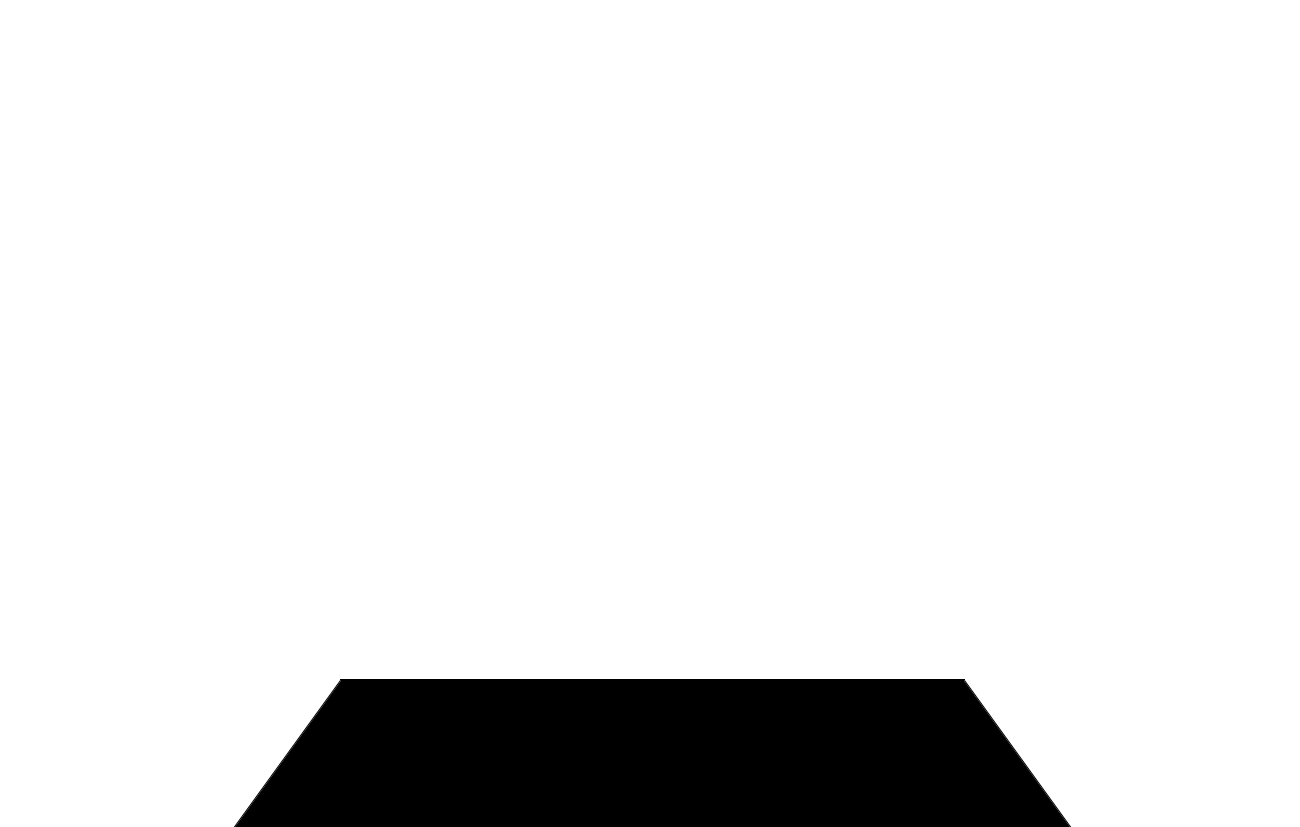
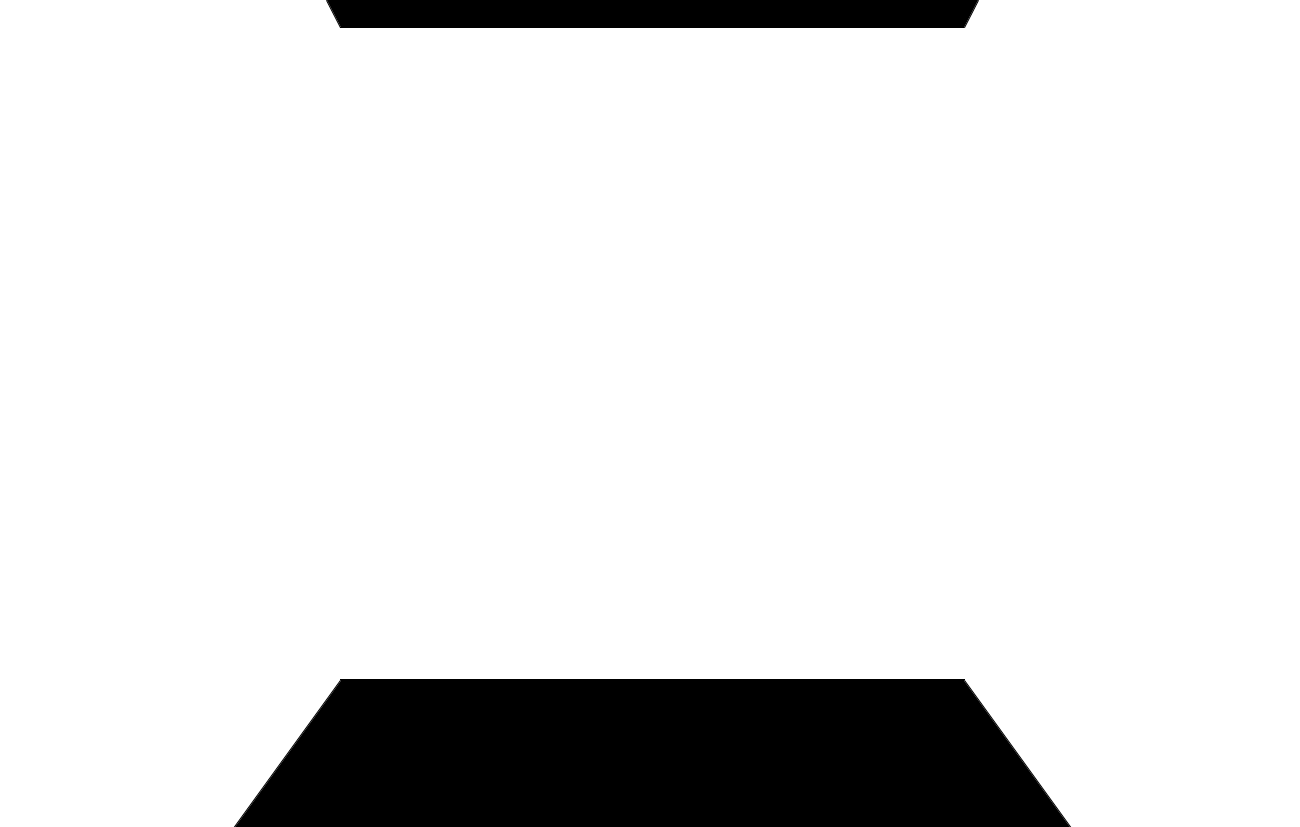
Layer changes from the first 1300×827 image to the second:
added layer "Kształt 2" above "Kształt 1" over [326, 0, 979, 28]
